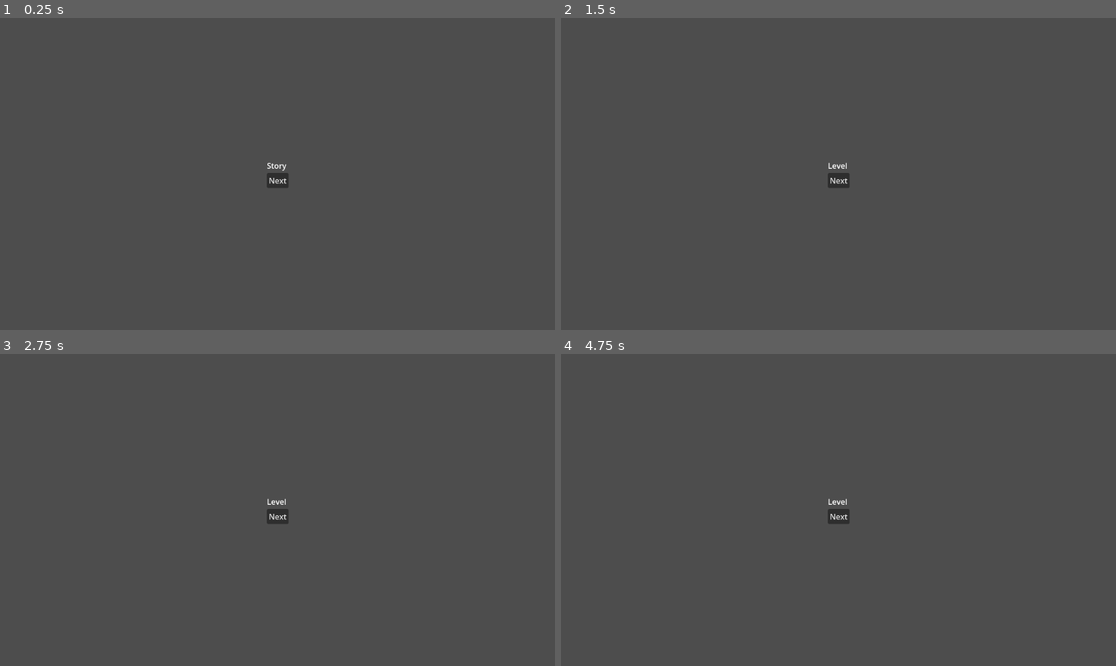
Above: before the commit, frames 1-4 (two rows, left to right).
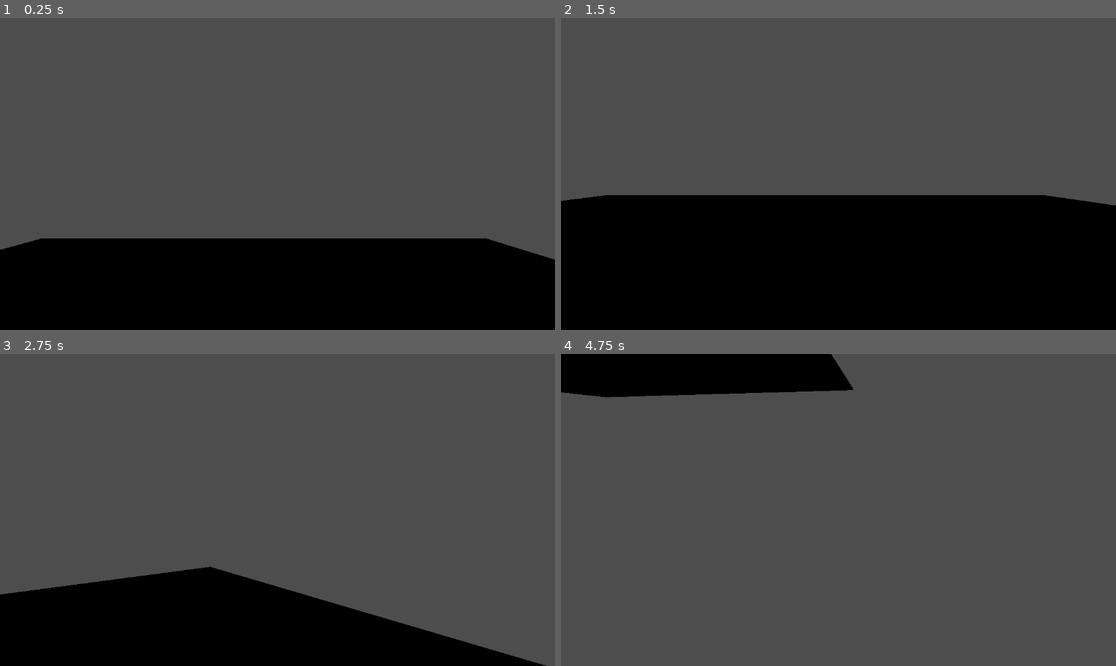
Above: after the commit, the same moments.

Repository: kentlizardo/demakers-game
Game: Godot game, scene res://scenes/main.tscn
Two runs of this game, one before a commit and one after it. Both use one fixed random seed, a clock stepped at 60 frames per second and the inputs below.
Inputs (mouse positions are in pixels of both pictures, inside the frame that each line leads up to):
- Up to frame 1 (0.25 s): no input
- Up to frame 2 (1.5 s): click (838, 180) at 0.5 s, where only the run before the commit has a clickable "Next"; click (838, 180) at 1.25 s, where only the run before the commit has a clickable "Next"
- Up to frame 3 (2.75 s): tap Enter (ui_accept) at 2, 2.1, 2.27, 2.57 s; move the mouse to (399, 494) at 2.02 s; hold D (move_right, bound only after the commit) from 2.03 s (still down); click (399, 494) at 2.17 s
- Up to frame 4 (4.75 s): move the mouse to (727, 525) at 2.77 s; release D (move_right, bound only after the commit) at 2.78 s; hold S (move_backward, bound only after the commit) 2.78-3.53 s; tap Enter (ui_accept) at 2.85, 3.02, 3.32, 3.6, 4.35, 4.52 s; click (727, 525) at 2.92 s; move the mouse to (894, 441) at 3.52 s; hold D (move_right, bound only after the commit) 3.53-4.28 s; click (894, 441) at 3.67 s; move the mouse to (810, 572) at 4.27 s; hold W (move_forward, bound only after the commit) from 4.28 s (still down); click (810, 572) at 4.42 s

The runs differ from the first frame. In frame 1, 29% of the frame differs, in the area x 0-100%, y 46-100%; in frame 2, 43%; in frame 3, 20%; in frame 4, 6.7%.
Error in both runs: Out of bounds get index '1' (on base: 'Array[Dictionary]') (res://scenes/util/debug.gd:39)

Commit message:
Basic playerbody

Diff:
--- a/project.godot
+++ b/project.godot
@@ -32,3 +32,42 @@
 "res://packs/": "yellow",
 "res://scenes/": "purple"
 }
+
+[input]
+
+move_forward={
+"deadzone": 0.5,
+"events": [Object(InputEventKey,"resource_local_to_scene":false,"resource_name":"","device":-1,"window_id":0,"alt_pressed":false,"shift_pressed":false,"ctrl_pressed":false,"meta_pressed":false,"pressed":false,"keycode":0,"physical_keycode":87,"key_label":0,"unicode":119,"echo":false,"script":null)
+, Object(InputEventJoypadMotion,"resource_local_to_scene":false,"resource_name":"","device":-1,"axis":1,"axis_value":-1.0,"script":null)
+]
+}
+move_backward={
+"deadzone": 0.5,
+"events": [Object(InputEventJoypadMotion,"resource_local_to_scene":false,"resource_name":"","device":-1,"axis":1,"axis_value":1.0,"script":null)
+, Object(InputEventKey,"resource_local_to_scene":false,"resource_name":"","device":-1,"window_id":0,"alt_pressed":false,"shift_pressed":false,"ctrl_pressed":false,"meta_pressed":false,"pressed":false,"keycode":0,"physical_keycode":83,"key_label":0,"unicode":115,"echo":false,"script":null)
+]
+}
+move_left={
+"deadzone": 0.5,
+"events": [Object(InputEventKey,"resource_local_to_scene":false,"resource_name":"","device":-1,"window_id":0,"alt_pressed":false,"shift_pressed":false,"ctrl_pressed":false,"meta_pressed":false,"pressed":false,"keycode":0,"physical_keycode":65,"key_label":0,"unicode":97,"echo":false,"script":null)
+, Object(InputEventJoypadMotion,"resource_local_to_scene":false,"resource_name":"","device":-1,"axis":0,"axis_value":-1.0,"script":null)
+]
+}
+move_right={
+"deadzone": 0.5,
+"events": [Object(InputEventKey,"resource_local_to_scene":false,"resource_name":"","device":-1,"window_id":0,"alt_pressed":false,"shift_pressed":false,"ctrl_pressed":false,"meta_pressed":false,"pressed":false,"keycode":0,"physical_keycode":68,"key_label":0,"unicode":100,"echo":false,"script":null)
+, Object(InputEventJoypadMotion,"resource_local_to_scene":false,"resource_name":"","device":-1,"axis":0,"axis_value":1.0,"script":null)
+]
+}
+primary={
+"deadzone": 0.5,
+"events": [Object(InputEventMouseButton,"resource_local_to_scene":false,"resource_name":"","device":-1,"window_id":0,"alt_pressed":false,"shift_pressed":false,"ctrl_pressed":false,"meta_pressed":false,"button_mask":1,"position":Vector2(603, 21),"global_position":Vector2(609, 83),"factor":1.0,"button_index":1,"canceled":false,"pressed":true,"double_click":false,"script":null)
+, Object(InputEventJoypadMotion,"resource_local_to_scene":false,"resource_name":"","device":-1,"axis":5,"axis_value":1.0,"script":null)
+]
+}
+secondary={
+"deadzone": 0.5,
+"events": [Object(InputEventMouseButton,"resource_local_to_scene":false,"resource_name":"","device":-1,"window_id":0,"alt_pressed":false,"shift_pressed":false,"ctrl_pressed":false,"meta_pressed":false,"button_mask":2,"position":Vector2(361, 32),"global_position":Vector2(367, 94),"factor":1.0,"button_index":2,"canceled":false,"pressed":true,"double_click":false,"script":null)
+, Object(InputEventJoypadMotion,"resource_local_to_scene":false,"resource_name":"","device":-1,"axis":4,"axis_value":1.0,"script":null)
+]
+}
--- /dev/null
+++ b/scenes/game/main_player_body.gd
@@ -0,0 +1,50 @@
+extends CharacterBody3D
+
+const SPEED = 5.0
+const JUMP_VELOCITY = 4.5
+
+@export var camera_pivot: Node3D
+
+var gravity: float = ProjectSettings.get_setting("physics/3d/default_gravity")
+
+func _ready() -> void:
+	Input.mouse_mode = Input.MOUSE_MODE_CAPTURED
+
+func _unhandled_input(event: InputEvent) -> void:
+	if Input.mouse_mode == Input.MOUSE_MODE_CAPTURED:
+		if event is InputEventMouseMotion:
+			event.relative
+			rotate_y(0.003 * event.relative.x * -1)
+			camera_pivot.rotate_x(0.003 * event.relative.y * -1)
+			var clamp := clampf(camera_pivot.rotation_degrees.x, -70, 70)
+			camera_pivot.rotation_degrees.x = clamp
+			get_viewport().set_input_as_handled()
+		if event.is_action_pressed("ui_cancel"):
+			Input.mouse_mode = Input.MOUSE_MODE_VISIBLE
+			get_viewport().set_input_as_handled()
+	else:
+		if event is InputEventMouseButton and event.is_pressed():
+			Input.mouse_mode = Input.MOUSE_MODE_CAPTURED
+			get_viewport().set_input_as_handled()
+
+func _physics_process(delta: float) -> void:
+	# Add the gravity.
+	if not is_on_floor():
+		velocity.y -= gravity * delta
+
+	# Handle jump.
+	if Input.is_action_just_pressed("ui_accept") and is_on_floor():
+		velocity.y = JUMP_VELOCITY
+
+	# Get the input direction and handle the movement/deceleration.
+	# As good practice, you should replace UI actions with custom gameplay actions.
+	var input_dir := Input.get_vector("move_left", "move_right", "move_forward", "move_backward")
+	var direction := (transform.basis * Vector3(input_dir.x, 0, input_dir.y)).normalized()
+	if direction:
+		velocity.x = direction.x * SPEED
+		velocity.z = direction.z * SPEED
+	else:
+		velocity.x = move_toward(velocity.x, 0, SPEED)
+		velocity.z = move_toward(velocity.z, 0, SPEED)
+
+	move_and_slide()
--- a/scenes/run/run.gd
+++ b/scenes/game/run/run.gd
@@ -41,3 +41,8 @@
 	_create_sandbox()
 	_location = frontier
 	frontier.enter(sandbox_instance)
+	if frontier is Level:
+		on_stage_level()
+
+func on_stage_level() -> void:
+	pass
--- a/scenes/run/story/level.gd
+++ b/scenes/game/run/story/level.gd
@@ -29,4 +29,5 @@
 		loc.populate_level(sandbox)
 
 func populate_level(sandbox: Sandbox) -> void:
-	sandbox.add_child(level_template.instantiate())
+	if level_template:
+		sandbox.add_child(level_template.instantiate())
--- a/scenes/run/story/location.gd
+++ b/scenes/game/run/story/location.gd
@@ -28,7 +28,8 @@
 func enter(sandbox: Sandbox) -> void:
 	build()
 	_enter(sandbox)
-	_test_loc_autostep(sandbox)
+	if !(self is Level):
+		_test_loc_autostep(sandbox)
 
 func _test_loc(sandbox: Sandbox) -> void:
 	const TestLocMenu := preload("res://dev/test_location_menu.gd")
--- a/scenes/main.tscn
+++ b/scenes/main.tscn
@@ -1,11 +1,11 @@
 [gd_scene load_steps=7 format=3 uid="uid://dxus8oa1fjdgb"]
 
-[ext_resource type="Script" path="res://scenes/save/save.gd" id="1_vmw1k"]
-[ext_resource type="Script" path="res://scenes/run/run.gd" id="2_0qm2t"]
-[ext_resource type="Script" path="res://scenes/run/story/story.gd" id="3_vu0lw"]
-[ext_resource type="Script" path="res://scenes/run/story/location.gd" id="4_3uraq"]
-[ext_resource type="Script" path="res://scenes/run/story/act.gd" id="5_7ppfp"]
-[ext_resource type="Script" path="res://scenes/run/story/level.gd" id="6_ars4f"]
+[ext_resource type="Script" path="res://scenes/game/save/save.gd" id="1_vmw1k"]
+[ext_resource type="Script" path="res://scenes/game/run/run.gd" id="2_0qm2t"]
+[ext_resource type="Script" path="res://scenes/game/run/story/story.gd" id="3_vu0lw"]
+[ext_resource type="Script" path="res://scenes/game/run/story/act.gd" id="5_7ppfp"]
+[ext_resource type="Script" path="res://scenes/game/run/story/level.gd" id="6_ars4f"]
+[ext_resource type="PackedScene" uid="uid://de15s0303xtvp" path="res://scenes/main_level.tscn" id="6_j7mdy"]
 
 [node name="Root" type="Node"]
 
@@ -15,7 +15,7 @@
 
 [node name="Run" type="Node" parent="Save" node_paths=PackedStringArray("initial_location")]
 script = ExtResource("2_0qm2t")
-initial_location = NodePath("Story")
+initial_location = NodePath("Story/Act/Level")
 
 [node name="Story" type="Node" parent="Save/Run"]
 script = ExtResource("3_vu0lw")
@@ -25,18 +25,4 @@
 
 [node name="Level" type="Node" parent="Save/Run/Story/Act"]
 script = ExtResource("6_ars4f")
-
-[node name="Level2" type="Node" parent="Save/Run/Story/Act/Level"]
-script = ExtResource("6_ars4f")
-
-[node name="Level3" type="Node" parent="Save/Run/Story/Act/Level"]
-script = ExtResource("6_ars4f")
-
-[node name="Level4" type="Node" parent="Save/Run/Story/Act/Level"]
-script = ExtResource("6_ars4f")
-
-[node name="Level5" type="Node" parent="Save/Run/Story/Act/Level"]
-script = ExtResource("6_ars4f")
-
-[node name="Location" type="Node" parent="Save/Run/Story"]
-script = ExtResource("4_3uraq")
+level_template = ExtResource("6_j7mdy")
--- /dev/null
+++ b/scenes/main_level.tscn
@@ -0,0 +1,52 @@
+[gd_scene load_steps=3 format=3 uid="uid://de15s0303xtvp"]
+
+[ext_resource type="Script" path="res://scenes/game/main_player_body.gd" id="1_1m488"]
+
+[sub_resource type="CapsuleShape3D" id="CapsuleShape3D_qchby"]
+
+[node name="MainLevel" type="Node3D"]
+
+[node name="CSGBox3D" type="CSGBox3D" parent="."]
+transform = Transform3D(1, 0, 0, 0, 1, 0, 0, 0, 1, -0.447449, -0.462402, -0.0213013)
+use_collision = true
+size = Vector3(14.7428, 0.0751953, 13.4789)
+
+[node name="PlayerBind" type="Node" parent="."]
+
+[node name="MainPlayerBody" type="CharacterBody3D" parent="PlayerBind" node_paths=PackedStringArray("camera_pivot")]
+transform = Transform3D(1, 0, 0, 0, 1, 0, 0, 0, 1, 0, 2, 0)
+script = ExtResource("1_1m488")
+camera_pivot = NodePath("MainCameraPivot")
+
+[node name="Control" type="Control" parent="PlayerBind/MainPlayerBody"]
+visible = false
+layout_mode = 3
+anchors_preset = 15
+anchor_right = 1.0
+anchor_bottom = 1.0
+grow_horizontal = 2
+grow_vertical = 2
+
+[node name="Screen" type="SubViewportContainer" parent="PlayerBind/MainPlayerBody"]
+anchors_preset = 15
+anchor_right = 1.0
+anchor_bottom = 1.0
+grow_horizontal = 2
+grow_vertical = 2
+stretch = true
+
+[node name="SubViewport" type="SubViewport" parent="PlayerBind/MainPlayerBody/Screen"]
+handle_input_locally = false
+size = Vector2i(1152, 648)
+render_target_update_mode = 4
+
+[node name="Camera3D" type="Camera3D" parent="PlayerBind/MainPlayerBody/Screen/SubViewport"]
+transform = Transform3D(1, 0, 0, 0, 1, 0, 0, 0, 1, 0, 2, 0)
+
+[node name="CollisionShape3D" type="CollisionShape3D" parent="PlayerBind/MainPlayerBody"]
+shape = SubResource("CapsuleShape3D_qchby")
+
+[node name="MainCameraPivot" type="Node3D" parent="PlayerBind/MainPlayerBody"]
+
+[node name="RemoteTransform3D" type="RemoteTransform3D" parent="PlayerBind/MainPlayerBody/MainCameraPivot"]
+remote_path = NodePath("../../Screen/SubViewport/Camera3D")
Renamed: scenes/run/story/act.gd -> scenes/game/run/story/act.gd
Renamed: scenes/run/story/story.gd -> scenes/game/run/story/story.gd
Renamed: scenes/sandbox/sandbox.gd -> scenes/game/sandbox/sandbox.gd
Renamed: scenes/save/save.gd -> scenes/game/save/save.gd
